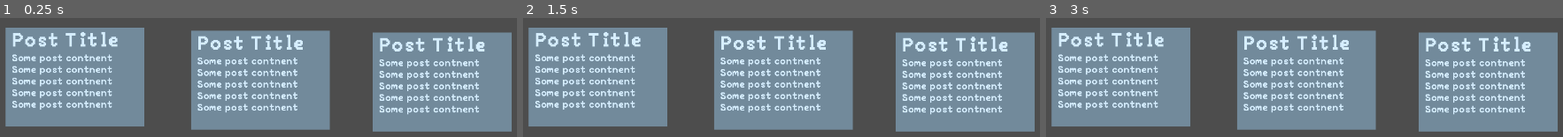
Above: before the commit, frames 1-3 (left to right).
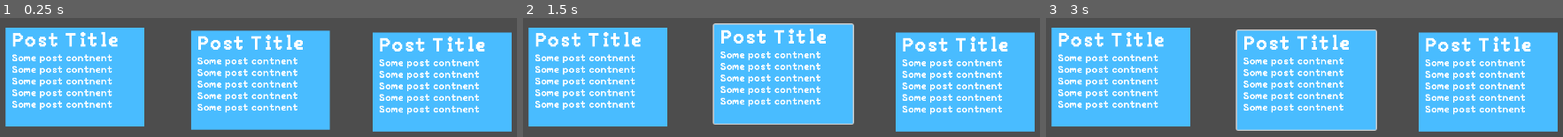
Above: after the commit, the same moments.

Repository: WhatYouFormaggiKindOfPizza/game
Game: Godot game, scene res://scenes/game.tscn
Two runs of this game, one before a commit and one after it. Both use one fixed random seed, a clock stepped at 60 frames per second and the inputs below. The engine's default icon, where the game draws it, is replaced by a stand-in: a white triangle on a blue panel in a dark square.
Inputs (mouse positions are in pixels of both pictures, inside the frame that each line leads up to):
- Up to frame 1 (0.25 s): no input
- Up to frame 2 (1.5 s): click (724, 38) at 0.52 s; click (724, 38) at 1.27 s
- Up to frame 3 (3 s): click (1247, 38) at 2.02 s; tap Enter at 2.75 s; move the mouse to (outside the picture) at 2.77 s

The runs differ from the first frame. In frame 1, 67% of the frame differs, in the area x 1-99%, y 8-96%; in frame 2, 69%, in the area x 1-99%, y 4-96%; in frame 3, 68%.

Commit message:
Create post button

Diff:
--- a/scenes/post.tscn
+++ b/scenes/post.tscn
@@ -1,15 +1,31 @@
-[gd_scene load_steps=3 format=3 uid="uid://edd2y83ynvwe"]
+[gd_scene load_steps=5 format=3 uid="uid://edd2y83ynvwe"]
 
 [ext_resource type="Script" uid="uid://dvs4jdoyar4pt" path="res://scripts/post.gd" id="1_epv1v"]
+[ext_resource type="Texture2D" uid="uid://pmxs45i0iwy8" path="res://assets/icon.svg" id="2_7rr5g"]
 [ext_resource type="PackedScene" uid="uid://b67nlmqnro53y" path="res://scenes/pixel_label.tscn" id="2_ax5sd"]
+
+[sub_resource type="StyleBoxFlat" id="StyleBoxFlat_7rr5g"]
+shadow_color = Color(0, 0, 0, 0.733333)
+shadow_size = 10
+shadow_offset = Vector2(0, 10)
 
 [node name="Post" type="Node2D"]
 script = ExtResource("1_epv1v")
 
 [node name="Button" type="Button" parent="."]
-offset_right = 40.0
-offset_bottom = 25.0
+z_index = 10
+offset_right = 226.0
+offset_bottom = 162.0
+mouse_default_cursor_shape = 2
+theme_override_styles/hover = SubResource("StyleBoxFlat_7rr5g")
+icon = ExtResource("2_7rr5g")
 flat = true
+
+[node name="ColorRect" type="ColorRect" parent="Button"]
+layout_mode = 0
+offset_right = 226.0
+offset_bottom = 162.0
+color = Color(0.286275, 0.737255, 1, 1)
 
 [node name="VBoxContainer" type="VBoxContainer" parent="Button"]
 layout_mode = 0
@@ -31,8 +47,5 @@
 Some post contnent
 Some post contnent"
 
-[node name="ColorRect" type="ColorRect" parent="Button"]
-layout_mode = 0
-offset_right = 226.0
-offset_bottom = 162.0
-color = Color(0.630989, 0.849352, 1, 0.439216)
+[connection signal="mouse_entered" from="Button" to="." method="_on_button_mouse_entered"]
+[connection signal="mouse_exited" from="Button" to="." method="_on_button_mouse_exited"]
--- a/scripts/post.gd
+++ b/scripts/post.gd
@@ -26,7 +26,12 @@
 }
 
 
-func _init(post_data: Dictionary) -> void:
+
+func _init(post_data: Dictionary = {}) -> void:
+	if post_data.is_empty():
+		push_error("Post data is empty, cannot initialize Post.")
+		return
+
 	id = next_id
 	next_id += 1
 
@@ -49,3 +54,13 @@
 			"event_name": effect.get("event_name", "")
 		}
 		effects.append(effect_dict)
+
+
+func _on_button_mouse_entered() -> void:
+	position.y -= 10  # Example of moving the post down when hovered
+	pass # Replace with function body.
+
+
+func _on_button_mouse_exited() -> void:
+	position.y += 10  # Example of moving the post back up when hover ends
+	pass # Replace with function body.
Not shown, added: scripts/post_button.gd.uid
